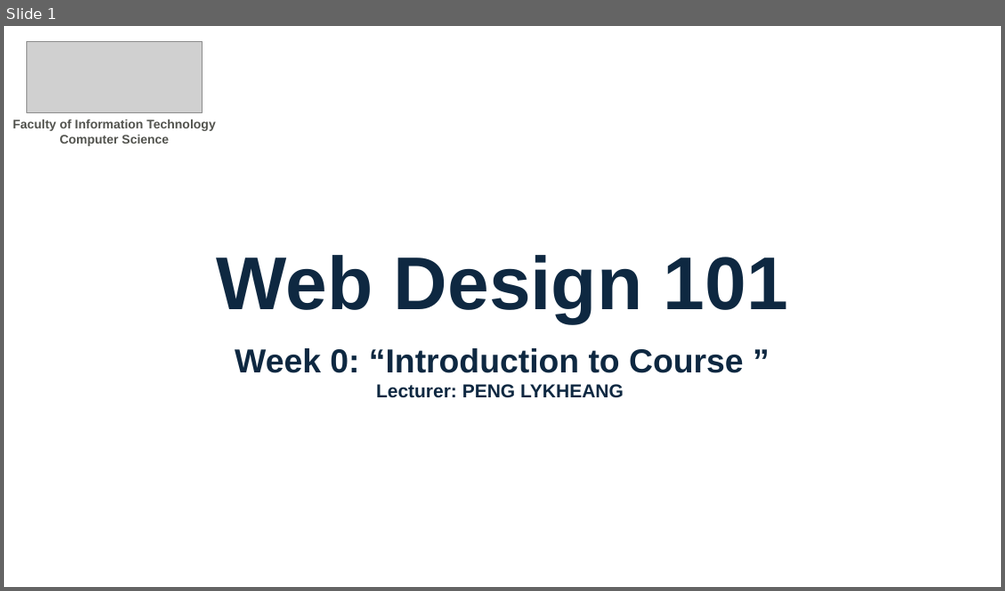
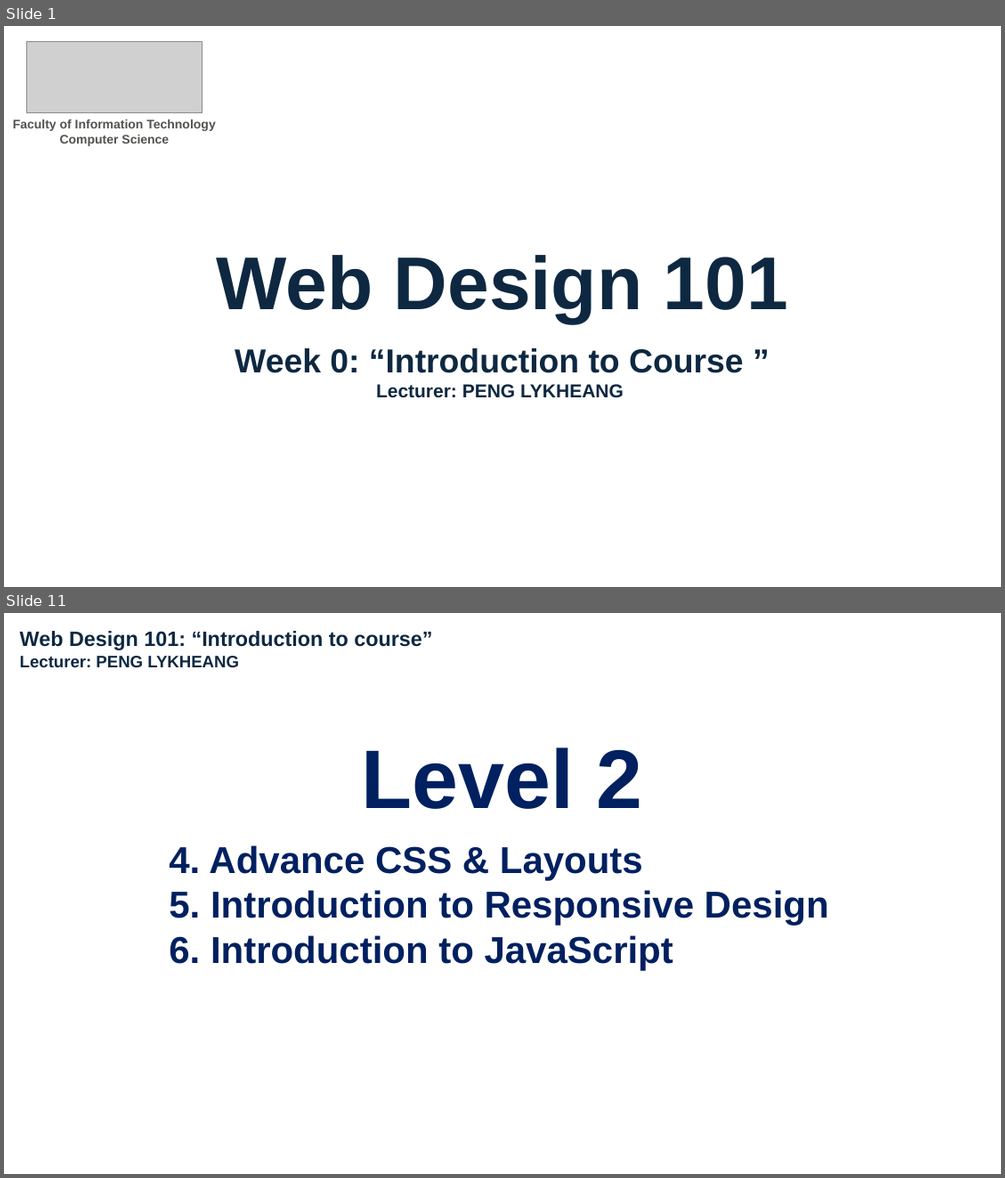
Before and after one commit to LykheangPeng/PBSU_Web_Design_101, a slide deck: Slide/Week 0.pptx. Shown one above the other, each under a label of ours: slide 1 before the commit, slides 1 and 11 after it; the slides between them are not shown. The pictures are 1005x591 and 1005x1178 pixels, drawn with LibreOffice and Linux fonts; fonts in the diff are those of the drawing; grey boxes stand for pictures. Boxes give left, top, right and bottom in pixels: in the first picture for what was removed or moved away, otherwise in the second. Text is boxed around its words. In the diff, an @@ line names an element or a change of style, - is before the commit and + after.

```diff
--- a/Slide/Week 0.pptx
+++ b/Slide/Week 0.pptx
@@ slide 11 added at <box>4,613,1001,1174</box>, background #FFFFFF @@
@@ text added at <box>20,631,432,667</box>, 20 pt, text #0E2841, bold @@
+Web Design 101: “Introduction to course”
+Lecturer: PENG LYKHEANG
@@ text added at <box>362,747,643,809</box>, 80 pt, text #002060, bold @@
+Level 2
@@ text added at <box>169,845,829,970</box>, 36 pt, text #002060, bold @@
+4. Advance CSS & Layouts
+5. Introduction to Responsive Design
+6. Introduction to JavaScript
```
Also in this commit, not shown: 16 other slides added, 1 other file.
